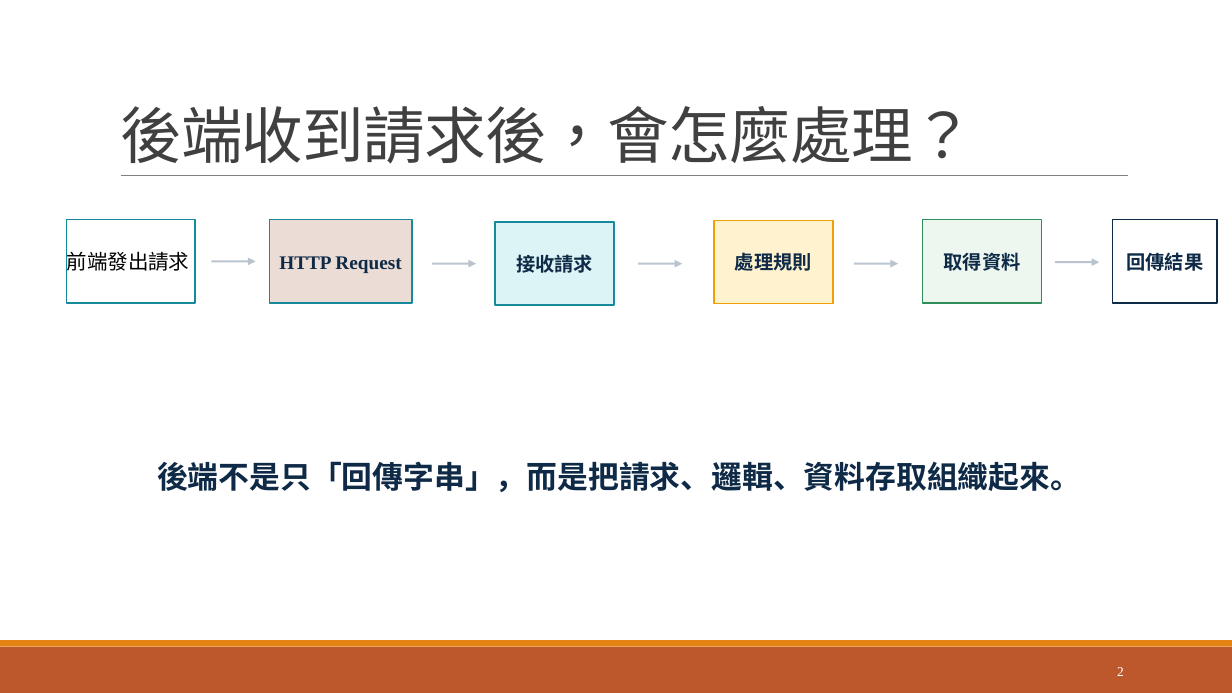
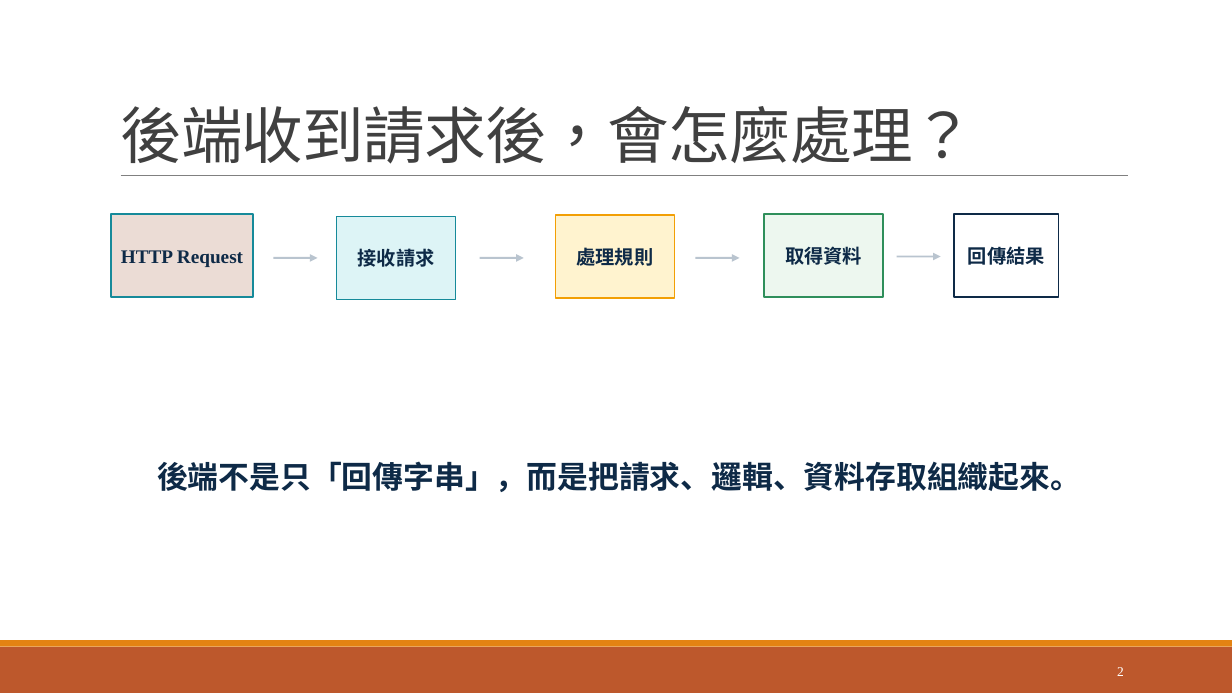
Before and after one commit to GrantChen-XD/CaUpload, a slide deck: slide 2 of JAVA教學.pptx. Drawn at 1232x693 pixels with LibreOffice and Linux fonts; fonts in the diff are those of the drawing. Boxes give left, top, right and bottom in pixels: in the first picture for what was removed or moved away, otherwise in the second. Text is boxed around its words. In the diff, an @@ line names an element or a change of style, - is before the commit and + after.

```diff
--- a/JAVA教學.pptx
+++ b/JAVA教學.pptx
@@ rectangle removed at bbox=[67, 220, 195, 303] @@
-前端發出請求
@@ arrow removed from (212, 262) to (256, 262) @@
@@ 5 rectangles, 4 arrows: place and size @@
-5 rectangles, 4 arrows at bbox=[270, 220, 1217, 305]
+5 rectangles, 4 arrows at bbox=[111, 214, 1059, 299]
```
Also in this commit, not shown: 3 other slides changed, 3 slides removed.
